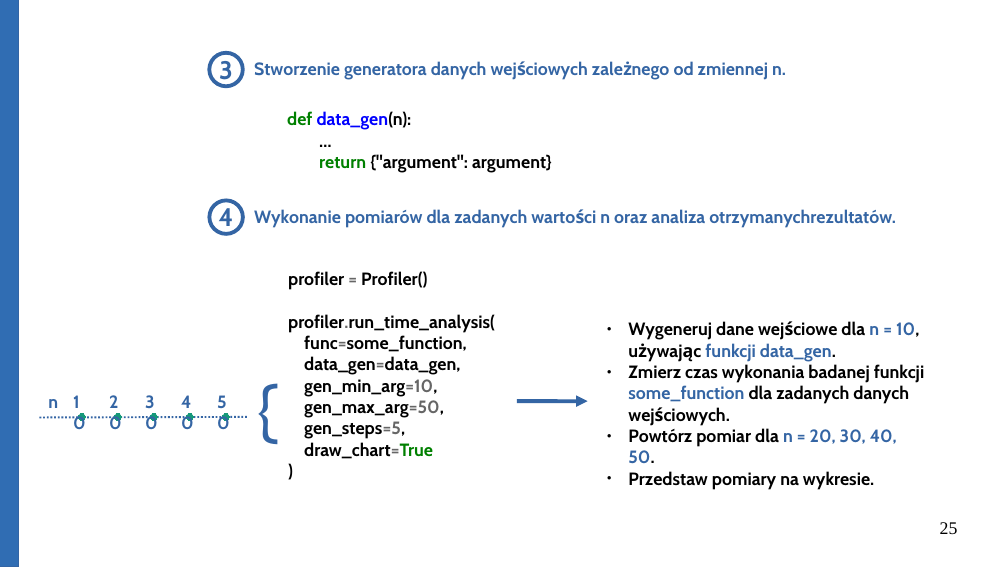
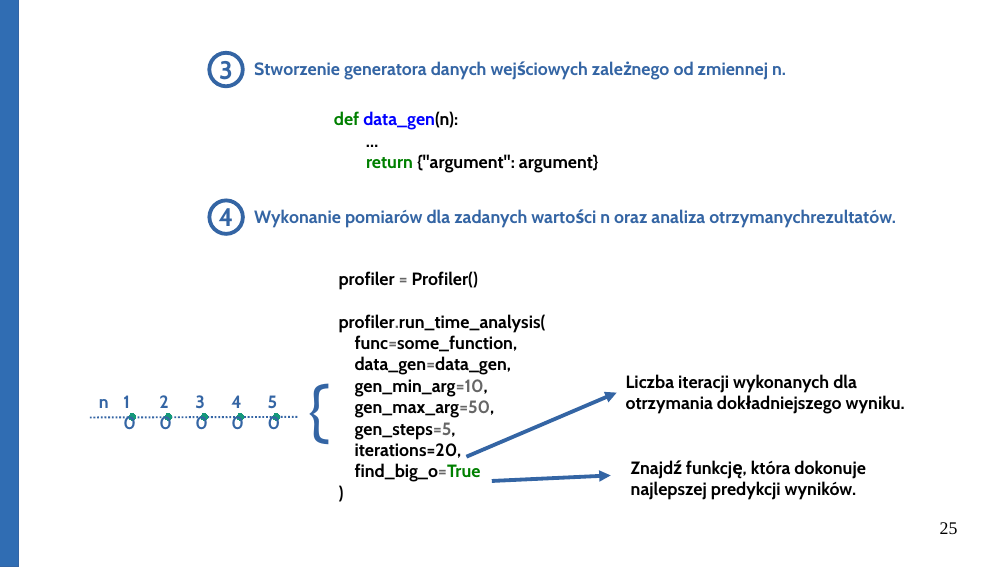
Before and after one commit to Michael-Wisniewski/algorithmic-workshop, a slide deck: slide 25 of gotowa.odp. Drawn at 1008x567 pixels with LibreOffice and Linux fonts; fonts in the diff are those of the drawing. Boxes give left, top, right and bottom in pixels: in the first picture for what was removed or moved away, otherwise in the second. Text is boxed around its words. In the diff, an @@ line names an element or a change of style, - is before the commit and + after.

```diff
--- a/gotowa.odp
+++ b/gotowa.odp
@@ text "def data_gen(n):": place and size @@
-text "def data_gen(n):" at [287, 111, 552, 173]
+text "def data_gen(n):" at [334, 111, 599, 173]
@@ text "profiler = Profiler()": place and size @@
-text "profiler = Profiler()" at [288, 271, 495, 459]
+text "profiler = Profiler()" at [339, 271, 546, 482]
@@ text removed at [628, 321, 924, 490] @@
-● Wygeneruj dane wejściowe dla n = 10, używając funkcji data_gen.
-● Zmierz czas wykonania badanej funkcji some_function dla zadanych danych wejściowych.
-● Powtórz pomiar dla n = 20, 30, 40, 50.
-● Przedstaw pomiary na wykresie.
@@ text added at [626, 374, 905, 414], 14 pt, text #000000, bold @@
+Liczba iteracji wykonanych dla otrzymania dokładniejszego wyniku.
@@ 7 texts, 5 ellipses, 1 line: place and size @@
-7 texts, 5 ellipses, 1 line at [39, 362, 444, 542]
+7 texts, 5 ellipses, 1 line at [90, 362, 495, 542]
@@ arrow moved from (517, 402) - (588, 402) to (466, 457) - (617, 392) @@
@@ text at [355, 443, 481, 482]: text changed @@
-draw_chart=True
+iterations=20,
+find_big_o=True
@@ arrow added from (492, 481) to (611, 476), #3465A4 3 pt @@
@@ text added at [631, 460, 865, 500], 14 pt, text #000000, bold @@
+Znajdź funkcję, która dokonuje najlepszej predykcji wyników.
```
Also in this commit, not shown: 12 other slides changed, 4 slides added, 1 slide removed, 7 other files.
